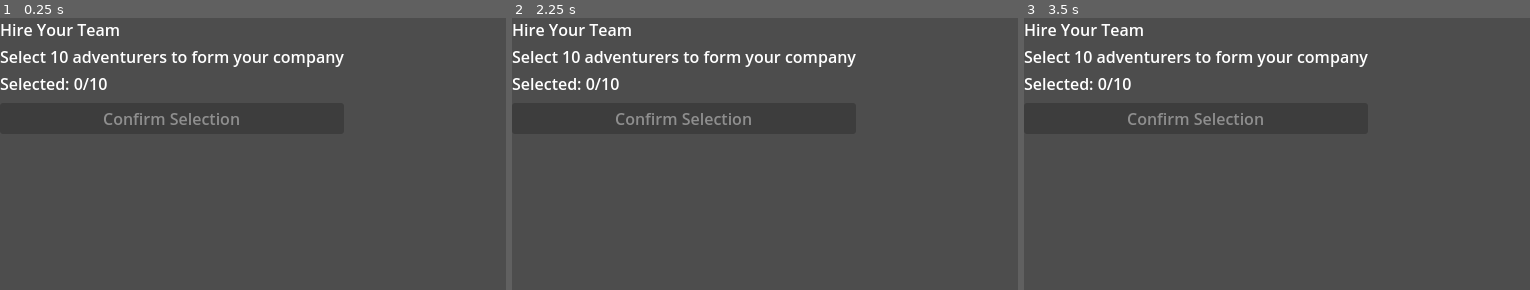
Above: before the commit, frames 1-3 (left to right).
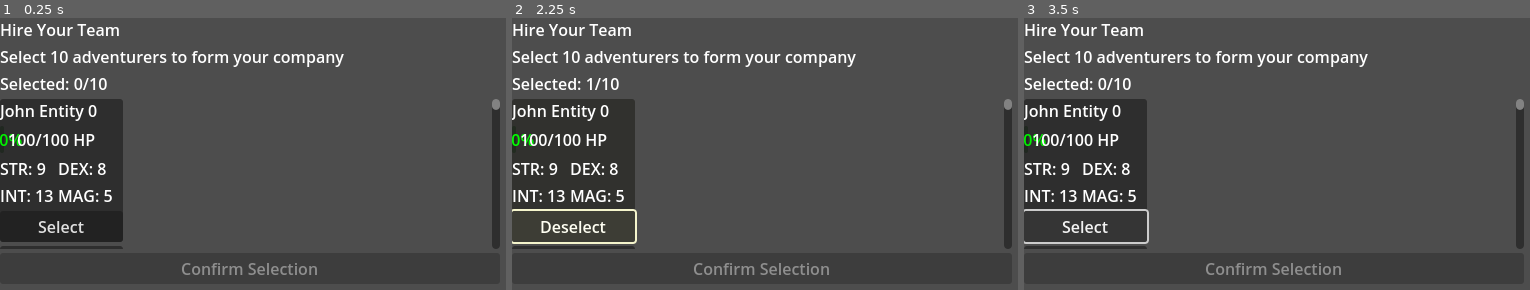
Above: after the commit, the same moments.

Repository: RAINBOBOBO/TBSC
Game: Godot game, scene res://engine/main.tscn
Same seed, same stepped clock (60 frames per second), same inputs: the game is played once before the commit and once after it.
Inputs (mouse positions are in pixels of both pictures, inside the frame that each line leads up to):
- Up to frame 1 (0.25 s): no input
- Up to frame 2 (2.25 s): click "Select" at 0.5 s; click (572, 227) at 1.25 s, where only the run after the commit has a clickable "Deselect"; click "Select" at 2 s
- Up to frame 3 (3.5 s): click (1084, 227) at 2.75 s, where only the run after the commit has a clickable "Deselect"

The runs differ from the first frame. In frame 1, 12% of the frame differs, in the area x 0-99%, y 29-95%; in frame 2, 9.9%; in frame 3, 9.8%.

Commit message:
fix various prototype bugs and style mistakes

Diff:
--- a/engine/managers/game_manager.gd
+++ b/engine/managers/game_manager.gd
@@ -28,7 +28,7 @@
 		)
 		adventurer.add_component(
 			"NameComponent",
-			NameComponent.new(),
+			NameComponent.new(("John Entity " + str(i))),
 		)
 		free_agent_pool.append(adventurer.id)
 
@@ -44,11 +44,13 @@
 	for i in range(3):
 		quest_system.generate_quest()
 
+	management_hub.update_display()
+
 
 func _on_party_selection_confirmed() -> void:
 	party_selection.visible = false
 	management_hub.visible = true
-	management_hub.refresh_display()
+	management_hub.update_display()
 
 
 func _on_party_selection_cancelled() -> void:
--- a/ui/hiring_screen.gd
+++ b/ui/hiring_screen.gd
@@ -42,6 +42,8 @@
 	for child in adventurer_list.get_children():
 		child.queue_free()
 
+	print("Available adventurers: ", available_adventurer_ids.size())
+
 	for adventurer_id in available_adventurer_ids:
 		var adventurer_card: AdventurerCard = (
 			ADVENTURER_CARD_SCENE.instantiate()
@@ -51,6 +53,8 @@
 
 		adventurer_card.selected.connect(_on_adventurer_selected)
 		adventurer_card.deselected.connect(_on_adventurer_deselected)
+
+	print("Total cards created: ", adventurer_list.get_child_count())
 
 
 func _on_adventurer_selected(adventurer_id: int) -> void:
--- a/ui/hiring_screen.tscn
+++ b/ui/hiring_screen.tscn
@@ -8,6 +8,7 @@
 script = ExtResource("1_0anpj")
 
 [node name="MarginContainer" type="MarginContainer" parent="."]
+custom_minimum_size = Vector2(500, 150)
 layout_mode = 0
 offset_right = 40.0
 offset_bottom = 40.0
@@ -31,6 +32,7 @@
 layout_mode = 2
 
 [node name="ScrollContainer" type="ScrollContainer" parent="MarginContainer/VBoxContainer"]
+custom_minimum_size = Vector2(500, 150)
 layout_mode = 2
 
 [node name="AdventurerList" type="VBoxContainer" parent="MarginContainer/VBoxContainer/ScrollContainer"]
--- a/ui/management_hub.tscn
+++ b/ui/management_hub.tscn
@@ -8,6 +8,7 @@
 script = ExtResource("1_3b66u")
 
 [node name="MarginContainer" type="MarginContainer" parent="."]
+custom_minimum_size = Vector2(500, 150)
 layout_mode = 0
 offset_right = 40.0
 offset_bottom = 40.0
@@ -28,12 +29,15 @@
 [node name="GenerateQuestButton" type="Button" parent="MarginContainer/HBoxContainer/LeftPanel/QuestBoardHeader"]
 unique_name_in_owner = true
 layout_mode = 2
+text = "Generate Quest"
 
 [node name="QuestScrollContainer" type="ScrollContainer" parent="MarginContainer/HBoxContainer/LeftPanel"]
+custom_minimum_size = Vector2(200, 150)
 layout_mode = 2
 
 [node name="QuestList" type="VBoxContainer" parent="MarginContainer/HBoxContainer/LeftPanel/QuestScrollContainer"]
 unique_name_in_owner = true
+custom_minimum_size = Vector2(200, 150)
 layout_mode = 2
 
 [node name="CenterPanel" type="VBoxContainer" parent="MarginContainer/HBoxContainer"]
@@ -48,15 +52,18 @@
 layout_mode = 2
 
 [node name="ActiveQuestContainer" type="VBoxContainer" parent="MarginContainer/HBoxContainer/CenterPanel/ActiveQuestPanel"]
+custom_minimum_size = Vector2(200, 150)
 layout_mode = 2
 
 [node name="ActiveQuestLabel" type="Label" parent="MarginContainer/HBoxContainer/CenterPanel/ActiveQuestPanel/ActiveQuestContainer"]
 unique_name_in_owner = true
 layout_mode = 2
+text = "Active Quest"
 
 [node name="ResolveQuestButton" type="Button" parent="MarginContainer/HBoxContainer/CenterPanel/ActiveQuestPanel/ActiveQuestContainer"]
 unique_name_in_owner = true
 layout_mode = 2
+text = "Resolve Quest"
 
 [node name="RightPanel" type="VBoxContainer" parent="MarginContainer/HBoxContainer"]
 layout_mode = 2
@@ -66,8 +73,10 @@
 text = "Your Team"
 
 [node name="RosterScrollContainer" type="ScrollContainer" parent="MarginContainer/HBoxContainer/RightPanel"]
+custom_minimum_size = Vector2(200, 150)
 layout_mode = 2
 
 [node name="RosterList" type="VBoxContainer" parent="MarginContainer/HBoxContainer/RightPanel/RosterScrollContainer"]
 unique_name_in_owner = true
+custom_minimum_size = Vector2(200, 150)
 layout_mode = 2
--- a/ui/party_selection_screen.tscn
+++ b/ui/party_selection_screen.tscn
@@ -8,6 +8,7 @@
 script = ExtResource("1_4t0ak")
 
 [node name="MarginContainer" type="MarginContainer" parent="."]
+custom_minimum_size = Vector2(200, 0)
 layout_mode = 0
 offset_right = 40.0
 offset_bottom = 40.0
@@ -50,6 +51,7 @@
 layout_mode = 2
 
 [node name="StaffScrollContainer" type="ScrollContainer" parent="MarginContainer/VBoxContainer"]
+custom_minimum_size = Vector2(200, 50)
 layout_mode = 2
 
 [node name="AvailableStaffList" type="VBoxContainer" parent="MarginContainer/VBoxContainer/StaffScrollContainer"]
--- a/ui/ui_components/adventurer_card.gd
+++ b/ui/ui_components/adventurer_card.gd
@@ -17,6 +17,11 @@
 signal deselected(adventurer_id: int)
 
 
+func _ready() -> void:
+	if select_button:
+		select_button.pressed.connect(_on_select_button_pressed)
+
+
 func setup(
 	p_entity_manager: EntityManager,
 	p_adventurer_id: int,
@@ -25,6 +30,7 @@
 	entity_manager = p_entity_manager
 	adventurer_id = p_adventurer_id
 	select_button.visible = show_select_button
+
 	update_display()
 
 
@@ -61,6 +67,7 @@
 		adventurer_id,
 		"StatsComponent"
 	)
+	print(adventurer_id, name_component.display_name, stats.health)
 
 	if not name_component or not stats:
 		push_error("Adventurer missing required components")
--- a/ui/ui_components/adventurer_card.tscn
+++ b/ui/ui_components/adventurer_card.tscn
@@ -3,7 +3,10 @@
 [ext_resource type="Script" uid="uid://d1oo8dcu47rka" path="res://ui/ui_components/adventurer_card.gd" id="1_7qp1a"]
 
 [node name="AdventurerCard" type="PanelContainer"]
+offset_right = 100.0
+offset_bottom = 120.0
 script = ExtResource("1_7qp1a")
+metadata/_custom_type_script = "uid://d1oo8dcu47rka"
 
 [node name="MarginContainer" type="MarginContainer" parent="."]
 layout_mode = 2
@@ -13,6 +16,7 @@
 
 [node name="NameLabel" type="Label" parent="MarginContainer/VBoxContainer"]
 unique_name_in_owner = true
+custom_minimum_size = Vector2(100, 20)
 layout_mode = 2
 
 [node name="HealthContainer" type="HBoxContainer" parent="MarginContainer/VBoxContainer"]
--- a/ui/ui_components/quest_card.gd
+++ b/ui/ui_components/quest_card.gd
@@ -11,6 +11,11 @@
 var quest_id: int = -1
 
 signal accept_pressed(quest_id: int)
+
+
+func _ready() -> void:
+	if accept_button:
+		accept_button.pressed.connect(_on_accept_button_pressed)
 
 
 func setup(
--- a/ui/ui_components/quest_card.tscn
+++ b/ui/ui_components/quest_card.tscn
@@ -41,3 +41,4 @@
 [node name="AcceptButton" type="Button" parent="MarginContainer/VBoxContainer"]
 unique_name_in_owner = true
 layout_mode = 2
+text = "Accept Quest"
